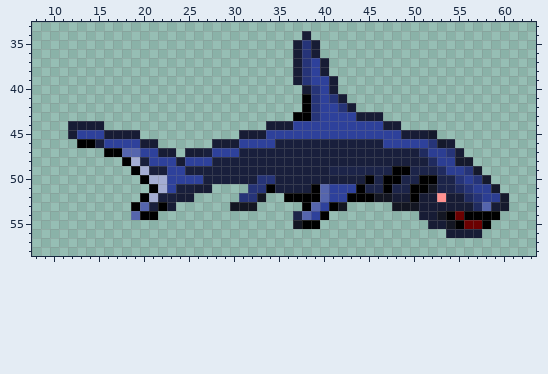
Sprite sheet -- Brave_Wings/images/units/aquatics/shark.png. This is how it looked before the edit.
The file is 72x72 pixels. Shown: x 8..63, y 33..58.
After:
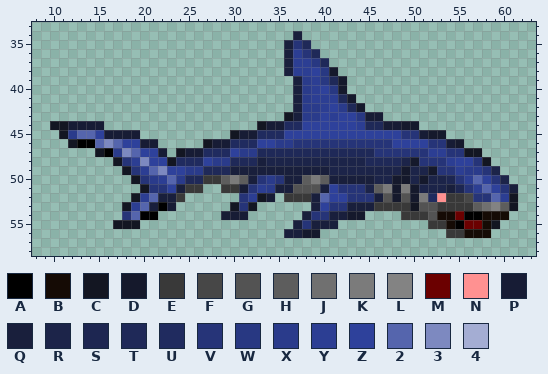
Palette (. is transparent): A #000000  B #150b05  C #131622  D #15192c  E #393939  F #474747  G #535353  H #5d5d5d  J #707070  K #7b7b7b  L #838383  M #6b0000  N #ff9191  P #171c35  Q #191f3c  R #1c2449  S #1d2651  T #1f2958  U #202b5f  V #263478  W #283882  X #2a3b8b  Y #2c3e93  Z #2e419b  2 #5565ad  3 #7d89c0  4 #a4add3
Edits made:
Changed rows in their new state; - is an unchanged pixel.
first column x 10:
34 ---------------------------Q.-----------------------
35 --------------------------QVT.----------------------
36 --------------------------QY-T----------------------
37 --------------------------QYYWT---------------------
38 --------------------------QYY-WD--------------------
39 ---------------------------QXYWTD-------------------
40 ---------------------------QXY-WD-------------------
41 ---------------------------QXYYYTD------------------
42 ---------------------------QXXY-XTD-----------------
43 --------------------------CQXX-Y--W-----------------
44 CC---------------------C--UU------YTT--DD-----------
45 -CX22---------------C--UUU-------------VV--D--------
46 --C--232---------C--UUU--XXVVVVVVVVVVV-----V-D------
47 -----C-X3----.C--UUU-XXTTTTTTTTTTTTTVVVVVV---VCC----
48 -------CVY3--CUUU-XXTTT-RRRRRRRRRRRTTTTRDVVV-ZZVC---
49 --------CVY23--XXTTT------------------RD--DVV-XXVR--
50 ---------CVXY2XTTEEHKH--XV--HKH----Q-RDD-DR-S--2ZVR-
51 ----------CVV--EE.-EEP-YX--GGGQ-VVV-HKDKDRR-QS--2ZVQ
52 ---------CY2--E.------Y-P-EEEQ---VVVQGDGDKU-EEF-V2YC
53 --------CY-----------V------.Q-VVQQQEEEE-GGEEEEHJLHC
54 --------V----------PPP-----.QVVQQDD----EEEGBB---BBB-
55 -------CCC-----------------QVQQQ----------EEB---BC--
56 --------------------------QQDD--------------EEBBB---
